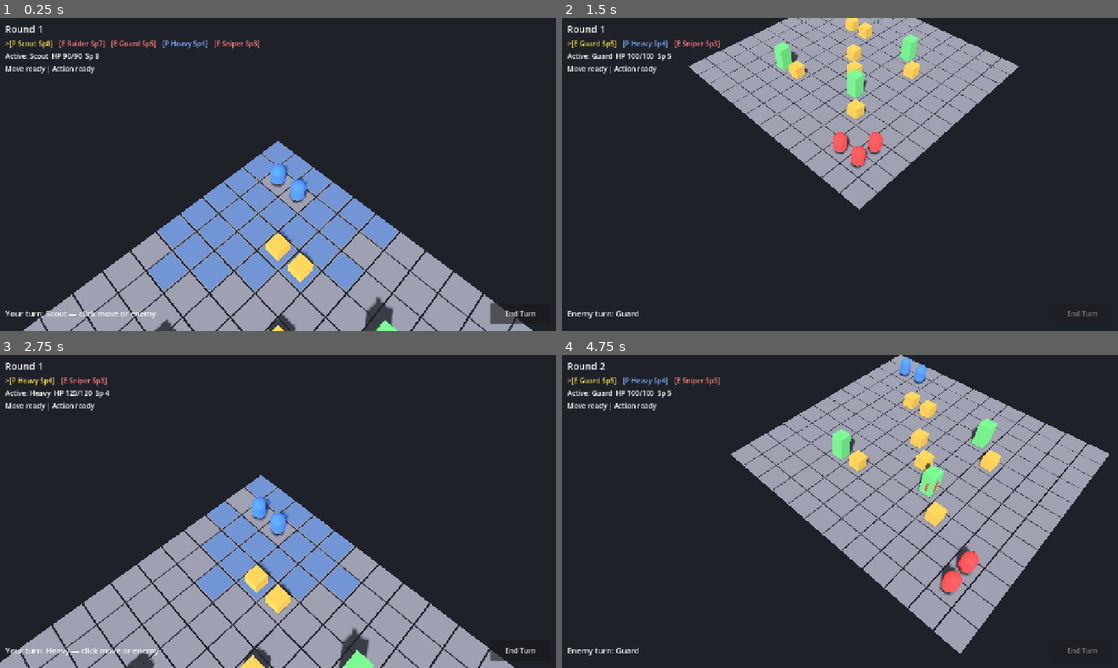
Above: before the commit, frames 1-4 (two rows, left to right).
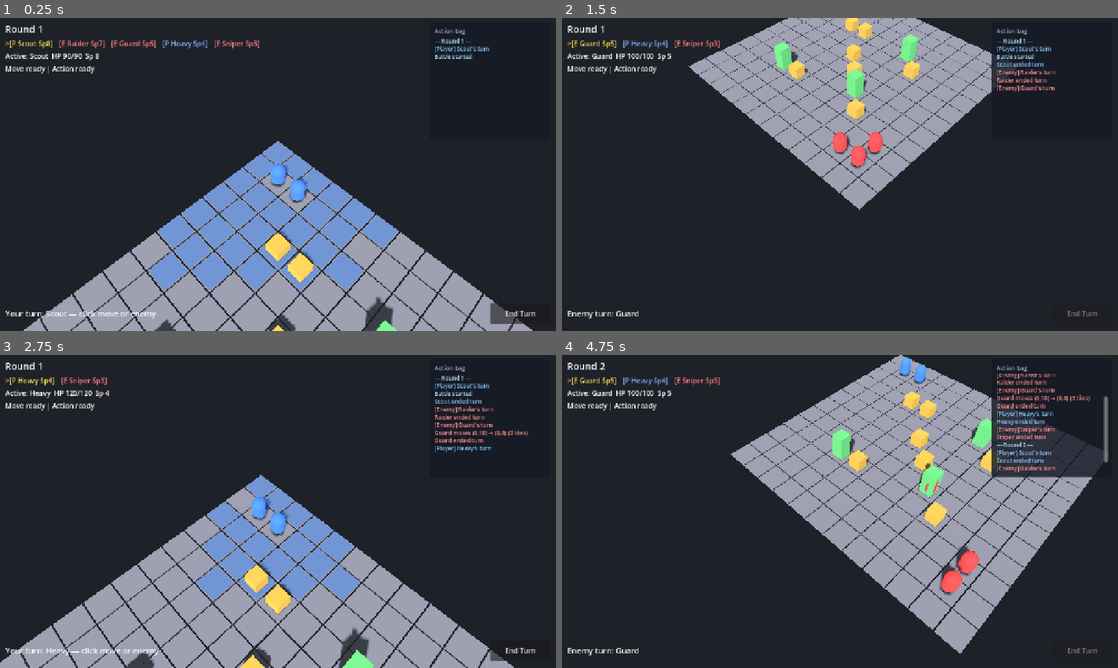
Above: after the commit, the same moments.

Repository: jabber484/battlechess-godot
Game: Godot game, scene res://scenes/battle/Battle.tscn
The game is run twice, just before and just after one commit, with the same random seed, the same clock (stepped at 60 frames per second) and the same inputs.
Inputs (mouse positions are in pixels of both pictures, inside the frame that each line leads up to):
- Up to frame 1 (0.25 s): no input
- Up to frame 2 (1.5 s): click "End Turn" at 0.5 s; move the mouse to (962, 158) at 1.27 s; hold S (camera_pan_back) from 1.28 s (still down); click (962, 158) at 1.42 s
- Up to frame 3 (2.75 s): move the mouse to (166, 527) at 2.02 s; release S (camera_pan_back) at 2.03 s; tap W (camera_pan_forward) at 2.1 s; click (166, 527) at 2.17 s
- Up to frame 4 (4.75 s): click "End Turn" at 2.75 s; click "End Turn" at 3.5 s; move the mouse to (895, 442) at 4.27 s; hold A (camera_pan_left) from 4.28 s (still down); click (895, 442) at 4.42 s

The runs differ from the first frame. In frame 1, 0.3% of the frame differs, in the area x 78-88%, y 3-14%; in frame 2, 0.9%; in frame 3, 1.0%; in frame 4, 4.1%, in the area x 77-99%, y 3-40%.

Commit message:
Add battle log functionality and UI enhancements
- Introduced a log panel in the BattleUI scene to display battle actions.
- Updated BattleController to log events such as unit turns, attacks, and battle results.
- Enhanced the UI with a new style for the log panel and integrated scrolling functionality.
- Added assembly name for the project in the Godot project file.

Diff:
--- a/project.godot
+++ b/project.godot
@@ -22,6 +22,10 @@
 window/size/viewport_height=720
 window/stretch/mode="canvas_items"
 window/stretch/aspect="expand"
+
+[dotnet]
+
+project/assembly_name="BattleChess"
 
 [input]
 
--- a/scenes/ui/BattleUI.tscn
+++ b/scenes/ui/BattleUI.tscn
@@ -1,6 +1,17 @@
-[gd_scene load_steps=2 format=3]
+[gd_scene load_steps=3 format=3]
 
 [ext_resource type="Script" path="res://scripts/ui/battle_ui.gd" id="1_ui"]
+
+[sub_resource type="StyleBoxFlat" id="StyleBoxFlat_log"]
+bg_color = Color(0.08, 0.1, 0.14, 0.82)
+corner_radius_top_left = 6
+corner_radius_top_right = 6
+corner_radius_bottom_right = 6
+corner_radius_bottom_left = 6
+content_margin_left = 4.0
+content_margin_top = 4.0
+content_margin_right = 4.0
+content_margin_bottom = 4.0
 
 [node name="BattleUI" type="CanvasLayer"]
 script = ExtResource("1_ui")
@@ -52,6 +63,55 @@
 theme_override_colors/font_color = Color(1, 0.85, 0.35, 1)
 text = ""
 
+[node name="LogPanel" type="PanelContainer" parent="Root"]
+layout_mode = 1
+anchors_preset = 1
+anchor_left = 1.0
+anchor_right = 1.0
+offset_left = -292.0
+offset_top = 10.0
+offset_right = -12.0
+offset_bottom = 280.0
+grow_horizontal = 0
+grow_vertical = 0
+mouse_filter = 2
+theme_override_styles/panel = SubResource("StyleBoxFlat_log")
+
+[node name="MarginContainer" type="MarginContainer" parent="Root/LogPanel"]
+layout_mode = 2
+theme_override_constants/margin_left = 8
+theme_override_constants/margin_top = 6
+theme_override_constants/margin_right = 8
+theme_override_constants/margin_bottom = 6
+
+[node name="VBoxContainer" type="VBoxContainer" parent="Root/LogPanel/MarginContainer"]
+layout_mode = 2
+theme_override_constants/separation = 4
+
+[node name="LogTitle" type="Label" parent="Root/LogPanel/MarginContainer/VBoxContainer"]
+layout_mode = 2
+theme_override_font_sizes/font_size = 14
+theme_override_colors/font_color = Color(0.7, 0.75, 0.85, 1)
+text = "Action Log"
+
+[node name="LogScroll" type="ScrollContainer" parent="Root/LogPanel/MarginContainer/VBoxContainer"]
+unique_name_in_owner = true
+custom_minimum_size = Vector2(0, 120)
+layout_mode = 2
+size_flags_vertical = 3
+horizontal_scroll_mode = 0
+
+[node name="LogLabel" type="RichTextLabel" parent="Root/LogPanel/MarginContainer/VBoxContainer/LogScroll"]
+unique_name_in_owner = true
+layout_mode = 2
+size_flags_horizontal = 3
+size_flags_vertical = 3
+theme_override_font_sizes/normal_font_size = 13
+bbcode_enabled = true
+fit_content = true
+scroll_following = true
+autowrap_mode = 3
+
 [node name="BottomBar" type="HBoxContainer" parent="Root"]
 layout_mode = 1
 anchors_preset = 12
--- a/scripts/battle/battle_controller.gd
+++ b/scripts/battle/battle_controller.gd
@@ -1,5 +1,8 @@
 class_name BattleController
 extends Node3D
+
+const BattleSpawnerScript := preload("res://scripts/battle/battle_spawner.gd")
+const DefaultBattleSetupScript := preload("res://scripts/data/default_battle_setup.gd")
 
 @onready var grid_system: GridSystem = $Systems/GridSystem
 @onready var pathfinding: PathfindingSystem = $Systems/PathfindingSystem
@@ -12,8 +15,6 @@
 @onready var camera_rig: CameraRig = $World/CameraRig
 @onready var battle_ui: BattleUI = $UI
 
-const UNIT_SCENE := preload("res://scenes/unit/Unit.tscn")
-
 var _units: Array[Unit] = []
 var _moving: bool = false
 var _pending_attack_target: Unit = null
@@ -21,6 +22,21 @@
 
 func _ready() -> void:
 	randomize()
+	_connect_signals()
+	_units = BattleSpawnerScript.spawn_units(
+		DefaultBattleSetupScript.get_unit_spawns(),
+		units_root,
+		grid_system,
+	)
+	for unit in _units:
+		unit.hp_changed.connect(_on_unit_hp_changed)
+	battle_state.register_units(_units)
+	turn_manager.register_units(_units)
+	turn_manager.start_battle()
+	battle_ui.append_log("Battle started", Color(0.7, 0.9, 1.0))
+
+
+func _connect_signals() -> void:
 	ai_system.set_move_executor(_execute_move)
 	grid_view.tile_picked.connect(_on_tile_picked)
 	turn_manager.round_started.connect(_on_round_started)
@@ -31,10 +47,6 @@
 	combat_system.attack_resolved.connect(_on_attack_resolved)
 	battle_state.battle_ended.connect(_on_battle_ended)
 	battle_ui.end_turn_pressed.connect(_on_end_turn_pressed)
-	_spawn_units()
-	battle_state.register_units(_units)
-	turn_manager.register_units(_units)
-	turn_manager.start_battle()
 
 
 func _unhandled_input(event: InputEvent) -> void:
@@ -42,26 +54,10 @@
 		_on_end_turn_pressed()
 
 
-func _spawn_units() -> void:
-	var spawns := [
-		{"team": BattleEnums.Team.PLAYER, "pos": Vector2i(1, 1), "stats": {"display_name": "Scout", "speed": 8, "move_range": 5, "attack_range": 5, "accuracy": 75, "damage": 22, "max_hp": 90}},
-		{"team": BattleEnums.Team.PLAYER, "pos": Vector2i(2, 1), "stats": {"display_name": "Heavy", "speed": 4, "move_range": 3, "attack_range": 6, "accuracy": 70, "damage": 32, "max_hp": 120}},
-		{"team": BattleEnums.Team.ENEMY, "pos": Vector2i(10, 10), "stats": {"display_name": "Raider", "speed": 7, "move_range": 4, "attack_range": 5, "accuracy": 72, "damage": 20, "max_hp": 85}},
-		{"team": BattleEnums.Team.ENEMY, "pos": Vector2i(9, 10), "stats": {"display_name": "Guard", "speed": 5, "move_range": 3, "attack_range": 4, "accuracy": 68, "damage": 24, "max_hp": 100}},
-		{"team": BattleEnums.Team.ENEMY, "pos": Vector2i(10, 9), "stats": {"display_name": "Sniper", "speed": 3, "move_range": 3, "attack_range": 7, "accuracy": 80, "damage": 28, "max_hp": 75}},
-	]
-	for entry in spawns:
-		var unit: Unit = UNIT_SCENE.instantiate()
-		units_root.add_child(unit)
-		unit.setup(entry["team"], entry["pos"], entry["stats"])
-		grid_system.register_unit(unit)
-		unit.hp_changed.connect(_on_unit_hp_changed)
-		_units.append(unit)
-
-
 func _on_round_started(round_number: int) -> void:
 	battle_ui.set_round(round_number)
 	battle_ui.set_status("Round %d" % round_number)
+	battle_ui.append_log("--- Round %d ---" % round_number, Color(0.7, 0.9, 1.0))
 
 
 func _on_turn_started(unit: Unit) -> void:
@@ -71,6 +67,8 @@
 	battle_ui.set_end_turn_enabled(unit.is_player())
 	camera_rig.focus_on(GridMath.grid_to_world(unit.grid_pos))
 	_refresh_highlights()
+	var team_tag := "Player" if unit.is_player() else "Enemy"
+	battle_ui.append_log("[%s] %s's turn" % [team_tag, unit.display_name], _log_color_for(unit))
 	if unit.is_enemy():
 		battle_ui.set_status("Enemy turn: %s" % unit.display_name)
 		ai_system.run_unit_turn(unit)
@@ -78,7 +76,9 @@
 		battle_ui.set_status("Your turn: %s — click move or enemy" % unit.display_name)
 
 
-func _on_turn_ended(_unit: Unit) -> void:
+func _on_turn_ended(unit: Unit) -> void:
+	if unit:
+		battle_ui.append_log("%s ended turn" % unit.display_name, _log_color_for(unit))
 	grid_view.clear_highlights()
 	battle_ui.set_hit_chance("")
 	_pending_attack_target = null
@@ -106,6 +106,7 @@
 	else:
 		msg += "MISS"
 	battle_ui.set_status(msg)
+	battle_ui.append_log(msg, _log_color_for(attacker))
 	battle_ui.set_hit_chance("")
 	_pending_attack_target = null
 	_refresh_highlights()
@@ -113,6 +114,11 @@
 
 func _on_battle_ended(result: BattleEnums.BattleResult) -> void:
 	battle_ui.show_battle_result(result)
+	match result:
+		BattleEnums.BattleResult.VICTORY:
+			battle_ui.append_log("VICTORY!", Color(0.4, 1.0, 0.5))
+		BattleEnums.BattleResult.DEFEAT:
+			battle_ui.append_log("DEFEAT!", Color(1.0, 0.4, 0.4))
 	battle_ui.set_end_turn_enabled(false)
 	grid_view.clear_highlights()
 
@@ -172,6 +178,15 @@
 	grid_system.register_unit(unit)
 	unit.set_grid_pos(to_pos)
 	turn_manager.notify_moved(unit)
+	battle_ui.append_log(
+		"%s moves %s → %s (%d tiles)" % [
+			unit.display_name,
+			_fmt_grid_pos(from),
+			_fmt_grid_pos(to_pos),
+			path.size() - 1,
+		],
+		_log_color_for(unit),
+	)
 	turn_manager.set_busy(false)
 	_moving = false
 	_refresh_highlights()
@@ -195,3 +210,13 @@
 		grid_view.show_reachable(pathfinding.get_reachable_tiles(active))
 	if turn_manager.can_act(active):
 		grid_view.show_attackable(combat_system.get_attackable_tiles(active, battle_state.get_living_enemies()))
+
+
+func _log_color_for(unit: Unit) -> Color:
+	if unit.is_player():
+		return Color(0.55, 0.78, 1.0)
+	return Color(1.0, 0.55, 0.55)
+
+
+func _fmt_grid_pos(pos: Vector2i) -> String:
+	return "(%d,%d)" % [pos.x, pos.y]
--- /dev/null
+++ b/scripts/battle/battle_spawner.gd
@@ -0,0 +1,20 @@
+class_name BattleSpawner
+extends RefCounted
+
+const UnitSpawnData := preload("res://scripts/data/unit_spawn.gd")
+const UNIT_SCENE := preload("res://scenes/unit/Unit.tscn")
+
+
+static func spawn_units(
+	spawns: Array[UnitSpawnData],
+	parent: Node3D,
+	grid_system: GridSystem,
+) -> Array[Unit]:
+	var units: Array[Unit] = []
+	for entry in spawns:
+		var unit: Unit = UNIT_SCENE.instantiate()
+		parent.add_child(unit)
+		unit.setup(entry.team, entry.grid_pos, entry.stats.to_dict())
+		grid_system.register_unit(unit)
+		units.append(unit)
+	return units
--- /dev/null
+++ b/scripts/data/default_battle_setup.gd
@@ -0,0 +1,55 @@
+class_name DefaultBattleSetup
+extends RefCounted
+
+const UnitSpawnData := preload("res://scripts/data/unit_spawn.gd")
+const UnitStatsData := preload("res://scripts/data/unit_stats.gd")
+
+
+static func get_unit_spawns() -> Array[UnitSpawnData]:
+	return [
+		UnitSpawnData.new(
+			BattleEnums.Team.PLAYER,
+			Vector2i(1, 1),
+			_make_stats("Scout", 8, 5, 5, 75, 22, 90),
+		),
+		UnitSpawnData.new(
+			BattleEnums.Team.PLAYER,
+			Vector2i(2, 1),
+			_make_stats("Heavy", 4, 3, 6, 70, 32, 120),
+		),
+		UnitSpawnData.new(
+			BattleEnums.Team.ENEMY,
+			Vector2i(10, 10),
+			_make_stats("Raider", 7, 4, 5, 72, 20, 85),
+		),
+		UnitSpawnData.new(
+			BattleEnums.Team.ENEMY,
+			Vector2i(9, 10),
+			_make_stats("Guard", 5, 3, 4, 68, 24, 100),
+		),
+		UnitSpawnData.new(
+			BattleEnums.Team.ENEMY,
+			Vector2i(10, 9),
+			_make_stats("Sniper", 3, 3, 7, 80, 28, 75),
+		),
+	]
+
+
+static func _make_stats(
+	display_name: String,
+	speed: int,
+	move_range: int,
+	attack_range: int,
+	accuracy: int,
+	damage: int,
+	max_hp: int,
+) -> UnitStatsData:
+	var stats := UnitStatsData.new()
+	stats.display_name = display_name
+	stats.speed = speed
+	stats.move_range = move_range
+	stats.attack_range = attack_range
+	stats.accuracy = accuracy
+	stats.damage = damage
+	stats.max_hp = max_hp
+	return stats
--- /dev/null
+++ b/scripts/data/unit_spawn.gd
@@ -0,0 +1,14 @@
+class_name UnitSpawn
+extends RefCounted
+
+const UnitStatsData := preload("res://scripts/data/unit_stats.gd")
+
+var team: BattleEnums.Team
+var grid_pos: Vector2i
+var stats: UnitStatsData
+
+
+func _init(p_team: BattleEnums.Team, p_pos: Vector2i, p_stats: UnitStatsData) -> void:
+	team = p_team
+	grid_pos = p_pos
+	stats = p_stats
--- /dev/null
+++ b/scripts/data/unit_stats.gd
@@ -0,0 +1,22 @@
+class_name UnitStats
+extends Resource
+
+@export var display_name: String = "Unit"
+@export var speed: int = 5
+@export var move_range: int = 4
+@export var attack_range: int = 5
+@export var accuracy: int = 80
+@export var damage: int = 25
+@export var max_hp: int = 100
+
+
+func to_dict() -> Dictionary:
+	return {
+		"display_name": display_name,
+		"speed": speed,
+		"move_range": move_range,
+		"attack_range": attack_range,
+		"accuracy": accuracy,
+		"damage": damage,
+		"max_hp": max_hp,
+	}
--- a/scripts/ui/battle_ui.gd
+++ b/scripts/ui/battle_ui.gd
@@ -10,12 +10,19 @@
 @onready var hit_chance_label: Label = %HitChanceLabel
 @onready var status_label: Label = %StatusLabel
 @onready var end_turn_button: Button = %EndTurnButton
+@onready var log_label: RichTextLabel = %LogLabel
+@onready var log_scroll: ScrollContainer = %LogScroll
+
+const MAX_LOG_LINES := 50
+
+var _log_lines: PackedStringArray = PackedStringArray()
 
 
 func _ready() -> void:
 	end_turn_button.pressed.connect(func(): end_turn_pressed.emit())
 	hit_chance_label.text = ""
 	status_label.text = ""
+	log_label.text = ""
 
 
 func set_round(round_number: int) -> void:
@@ -66,6 +73,20 @@
 	status_label.text = text
 
 
+func append_log(message: String, color: Color = Color(0.85, 0.85, 0.85)) -> void:
+	var hex := color.to_html(false)
+	_log_lines.append("[color=#%s]%s[/color]" % [hex, message])
+	while _log_lines.size() > MAX_LOG_LINES:
+		_log_lines.remove_at(0)
+	log_label.text = "\n".join(_log_lines)
+	call_deferred("_scroll_log_to_bottom")
+
+
+func _scroll_log_to_bottom() -> void:
+	var bar := log_scroll.get_v_scroll_bar()
+	log_scroll.scroll_vertical = int(bar.max_value)
+
+
 func set_end_turn_enabled(enabled: bool) -> void:
 	end_turn_button.disabled = not enabled
 
Not shown, added: scripts/battle/battle_spawner.gd.uid
Not shown, added: scripts/data/default_battle_setup.gd.uid
Not shown, added: scripts/data/unit_spawn.gd.uid
Not shown, added: scripts/data/unit_stats.gd.uid
